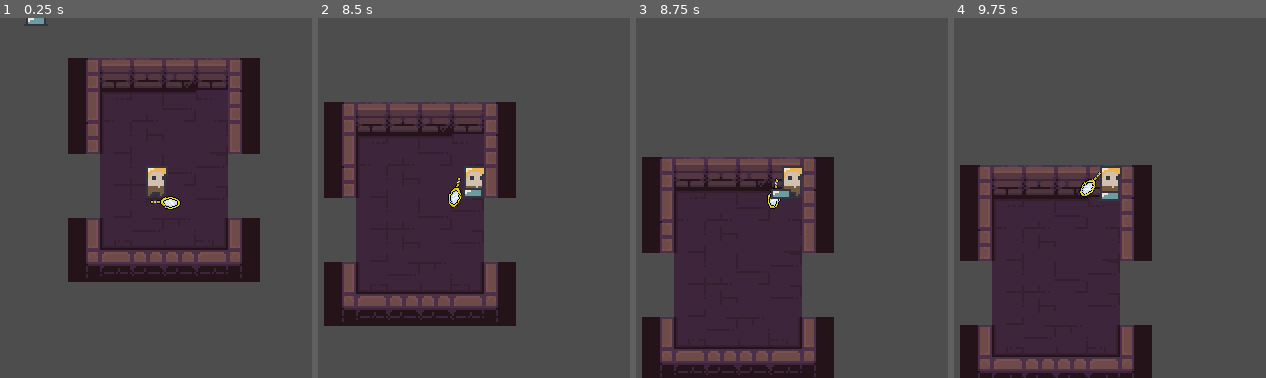
Above: before the commit, frames 1-4 (left to right).
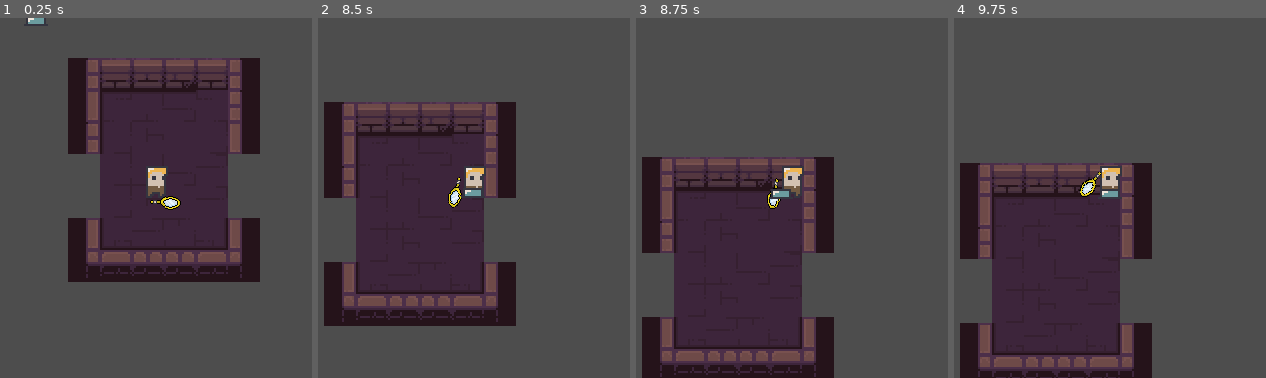
Above: after the commit, the same moments.

Repository: Z3BINI/mirror-attack
Game: Godot game, scene res://scenes/levels/test_level.tscn
The game is run twice, just before and just after one commit, with the same random seed, the same clock (stepped at 60 frames per second) and the same inputs. The project has no main scene, so this scene is started directly.
Inputs (mouse positions are in pixels of both pictures, inside the frame that each line leads up to):
- Up to frame 1 (0.25 s): no input
- Up to frame 2 (8.5 s): move the mouse to (442, 270) at 0.52 s; hold W (move_up) 0.53-2.03 s; tap F (dash) every 1.5 s from 0.6 to 8.1 s; tap Enter at 1.25, 8 s; move the mouse to (outside the picture) at 1.27 s; tap Shift (sprint) every 1.5 s from 1.35 to 7.35 s; move the mouse to (outside the picture) at 2.02 s; hold A (move_left) 2.03-3.53 s; move the mouse to (505, 198) at 2.77 s; move the mouse to (377, 108) at 3.52 s; hold S (move_down) 3.53-4.28 s; move the mouse to (614, 180) at 4.27 s; hold D (move_right) 4.28-5.03 s; move the mouse to (346, 216) at 5.02 s; hold W (move_up) 5.03-5.78 s; move the mouse to (539, 118) at 5.77 s; hold D (move_right) 5.78-8.03 s; move the mouse to (442, 270) at 6.52 s; tap Space at 7.25 s; move the mouse to (outside the picture) at 7.27 s; move the mouse to (outside the picture) at 8.02 s; hold S (move_down) from 8.03 s (still down)
- Up to frame 3 (8.75 s): keep holding S (move_down)
- Up to frame 4 (9.75 s): move the mouse to (1141, 198) at 8.77 s; release S (move_down) at 8.78 s; hold A (move_left) 8.78-9.53 s; tap Shift (sprint) at 8.85 s; tap Space at 9.5 s; move the mouse to (1013, 108) at 9.52 s; hold W (move_up) from 9.53 s (still down); tap F (dash) at 9.6 s

Frames 1-3 are identical in both runs. In frame 4, 2.8% of the frame differs, in the area x 1-64%, y 40-100%.

Commit message:
Modified reflect node to static body
To use godot's bounce physics for the mechanic

Diff:
--- a/scenes/player/mirror.tscn
+++ b/scenes/player/mirror.tscn
@@ -17,9 +17,9 @@
 [node name="PlayerHandSprite" type="Sprite2D" parent="."]
 texture = ExtResource("2_aw8rh")
 
-[node name="ReflectDetect" type="Area2D" parent="."]
+[node name="ReflectDetect" type="StaticBody2D" parent="."]
 collision_layer = 16
-collision_mask = 12
+collision_mask = 44
 
 [node name="CollisionShape2D" type="CollisionShape2D" parent="ReflectDetect"]
 position = Vector2(0, -16)
